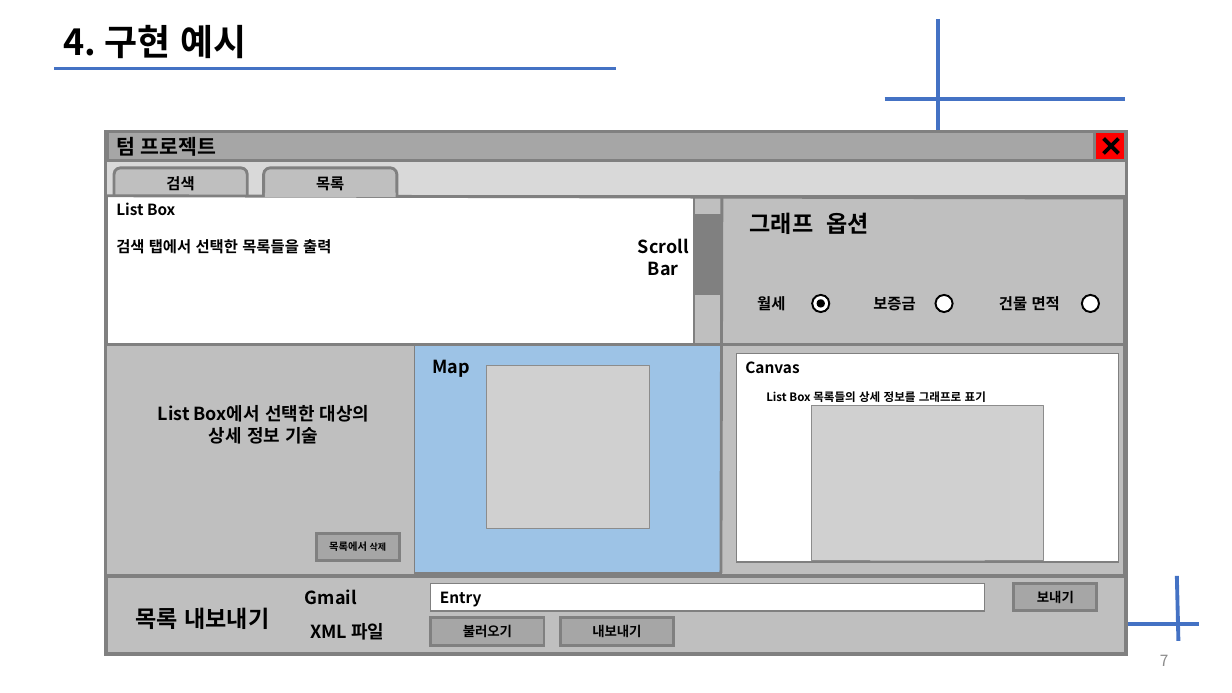
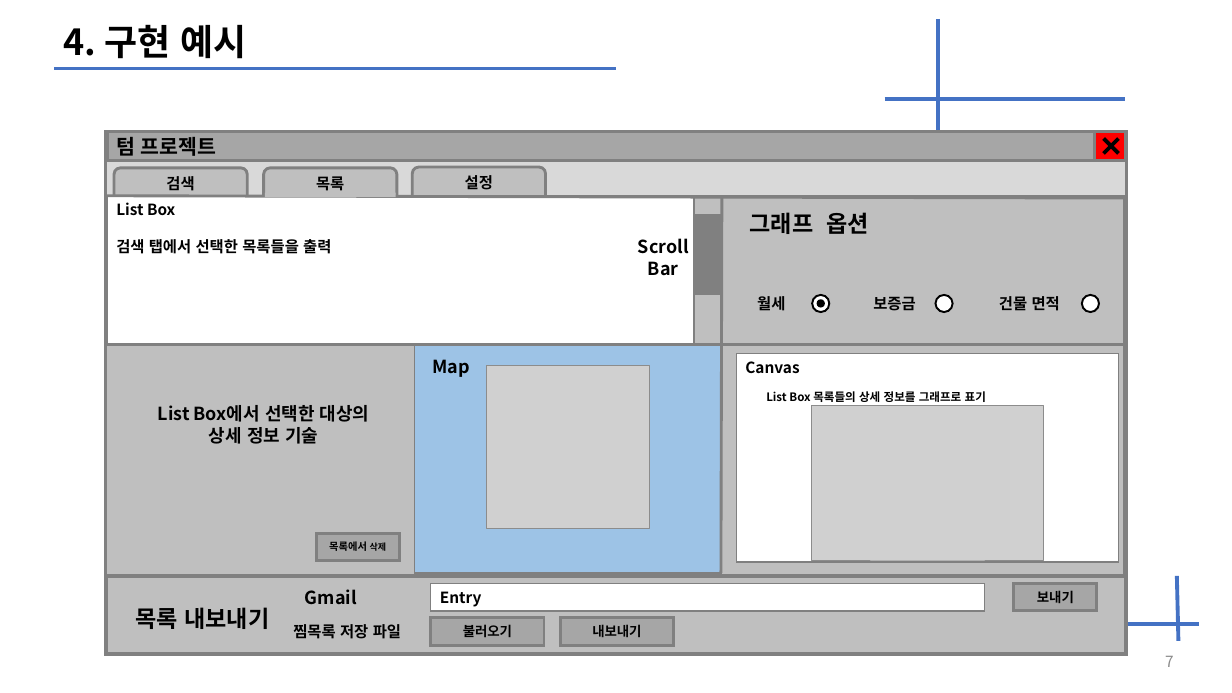
Before and after one commit to Oongim/2019Script-Language, a slide deck: slide 7 of 기말 발표.pptx. Drawn at 1232x693 pixels with LibreOffice and Linux fonts; fonts in the diff are those of the drawing; grey boxes stand for pictures. Boxes give left, top, right and bottom in pixels: in the first picture for what was removed or moved away, otherwise in the second. Text is boxed around its words. In the diff, an @@ line names an element or a change of style, - is before the commit and + after.

```diff
--- a/기말 발표.pptx
+++ b/기말 발표.pptx
@@ rounded rectangle added at (412, 167, 545, 206), fill #BFBFBF, outline #808080 2.25 pt, 12 pt, text #000000, bold @@
+설정
@@ text at (293, 624, 401, 639): text changed; size 14 to 12 pt @@
-XML 파일
+찜목록 저장 파일
@@ page number: place and size @@
-page number at (1160, 655, 1169, 666)
+page number at (1165, 656, 1174, 667)
```
Also in this commit, not shown: 1 other slide changed.
